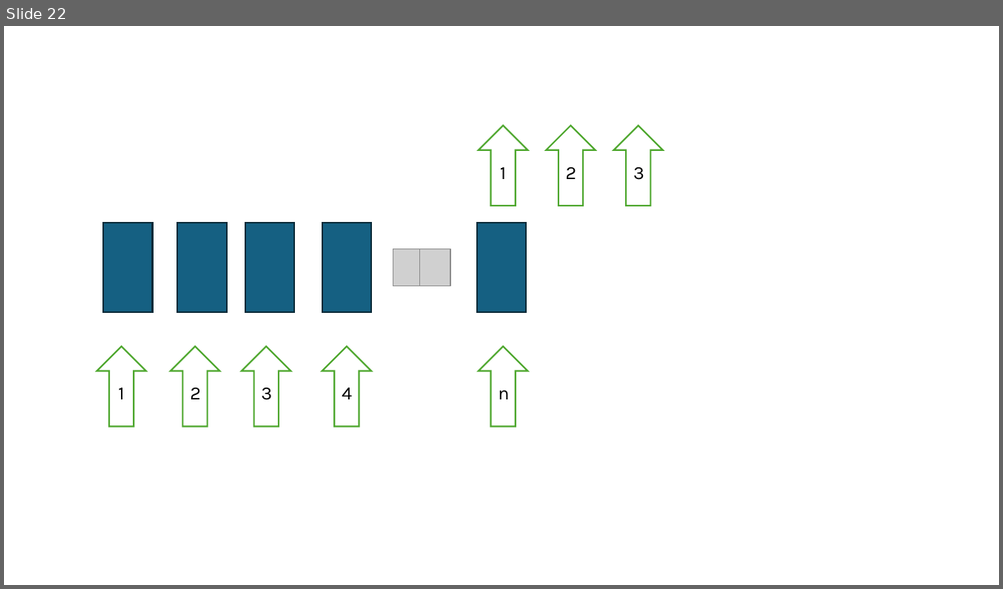
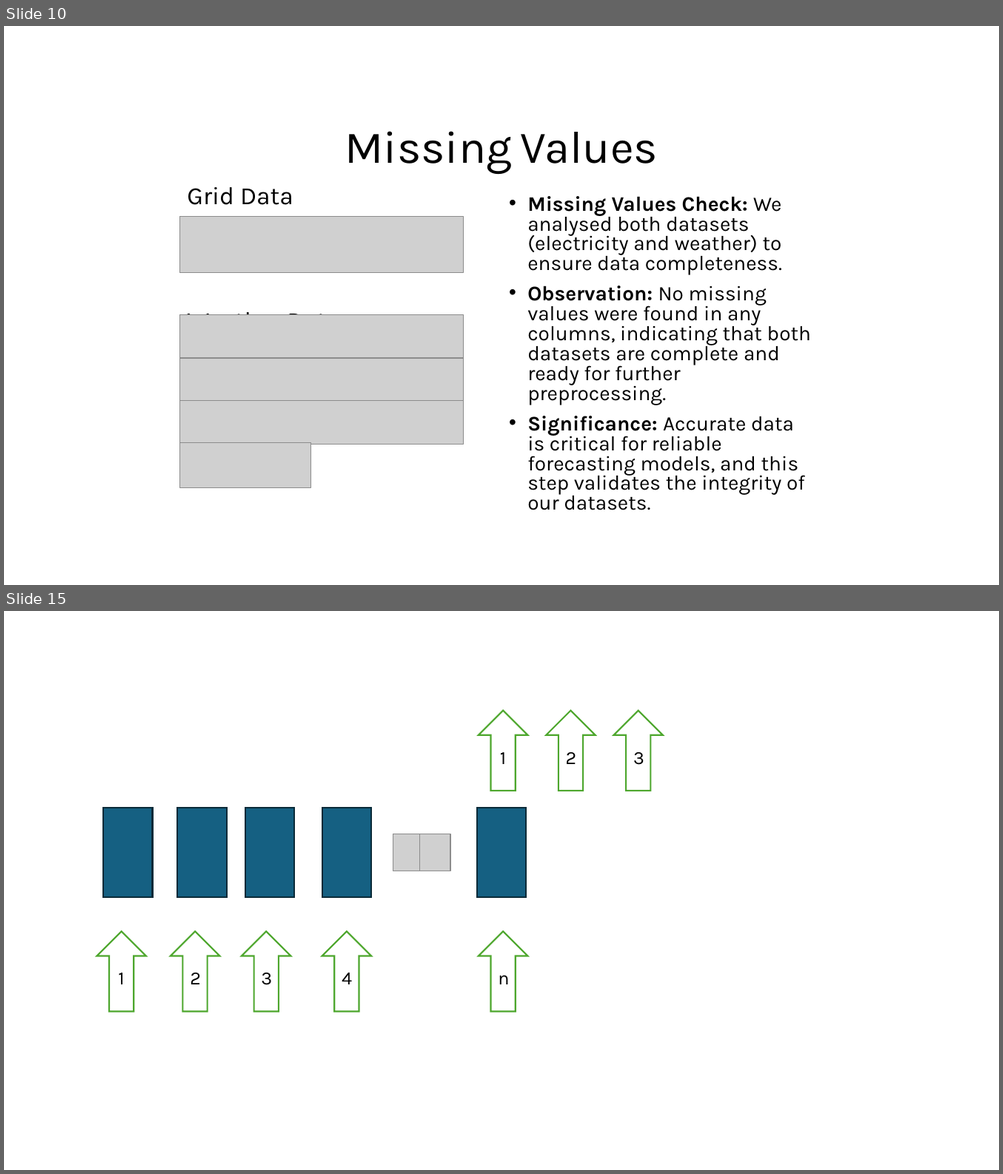
Before and after one commit to cksinghnet/Weather-Based-Grid-Optimization, a slide deck: DataEnggFinalProjectPPT.pptx. Shown one above the other, each under a label of ours: slide 22 before the commit, slides 10 and 15 after it; the slides between them are not shown. The pictures are 1003x589 and 1003x1174 pixels, drawn with LibreOffice and Linux fonts; fonts in the diff are those of the drawing; grey boxes stand for pictures. Boxes give left, top, right and bottom in pixels: in the first picture for what was removed or moved away, otherwise in the second. Text is boxed around its words. In the diff, an @@ line names an element or a change of style, - is before the commit and + after.

```diff
--- a/DataEnggFinalProjectPPT.pptx
+++ b/DataEnggFinalProjectPPT.pptx
@@ slide 10 added at [4,26,999,585], background #FFFFFF @@
@@ text added at [345,131,657,174], 44 pt, text #000000 @@
+Missing Values
@@ title added at [187,187,340,315], 24 pt, text #000000 @@
+Grid Data
+Weather Data
@@ text added at [527,196,811,511], 20 pt, text #000000 @@
+• Missing Values Check: We analysed both datasets (electricity and weather) to ensure data completeness.
+• Observation: No missing values were found in any columns, indicating that both datasets are complete and ready for further preprocessing.
+• Significance: Accurate data is critical for reliable forecasting models, and this step validates the integrity of our datasets.
@@ picture added at [179,217,463,273] @@
@@ picture added at [179,315,463,359] @@
@@ picture added at [179,358,463,401] @@
@@ picture added at [179,401,463,446] @@
@@ picture added at [179,443,310,488] @@
@@ what was slide 22 is now slide 15 @@
```
Also in this commit, not shown: 7 slides changed, 4 other slides added, 12 slides removed.
